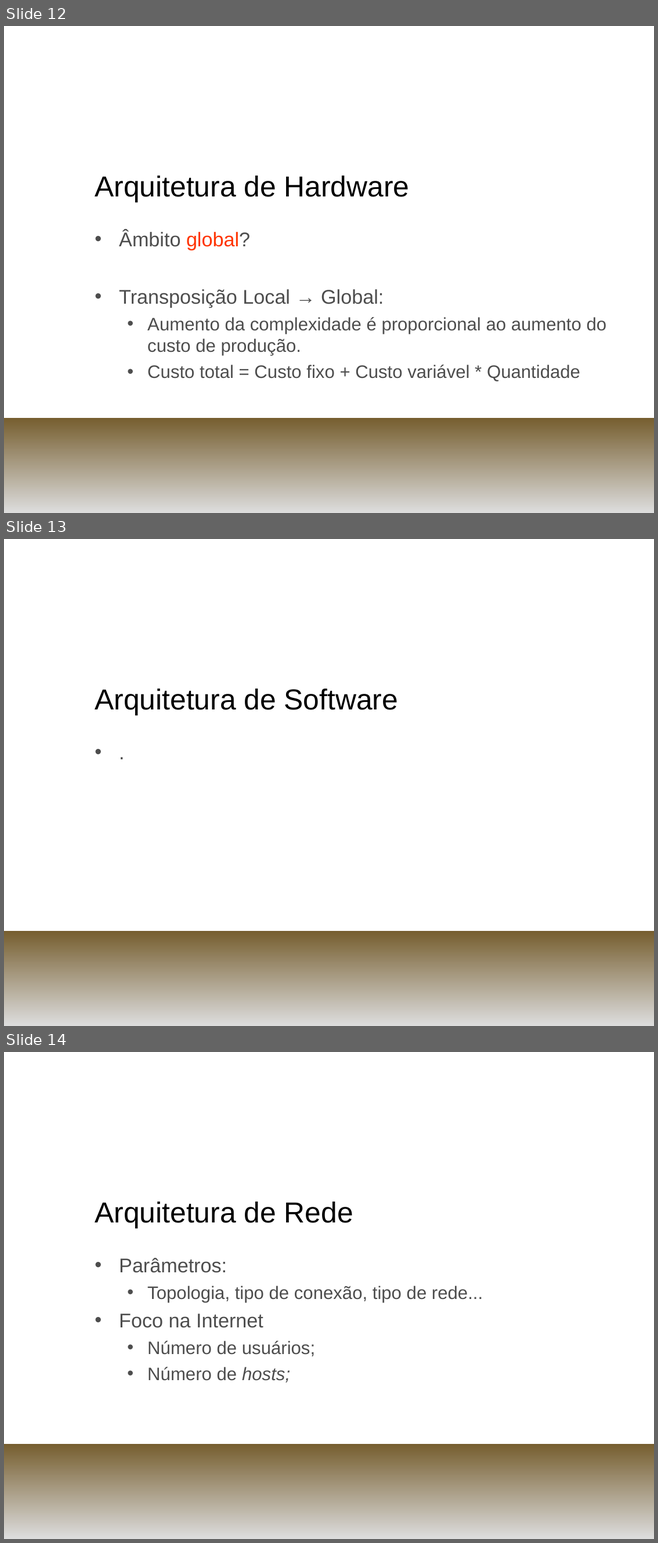
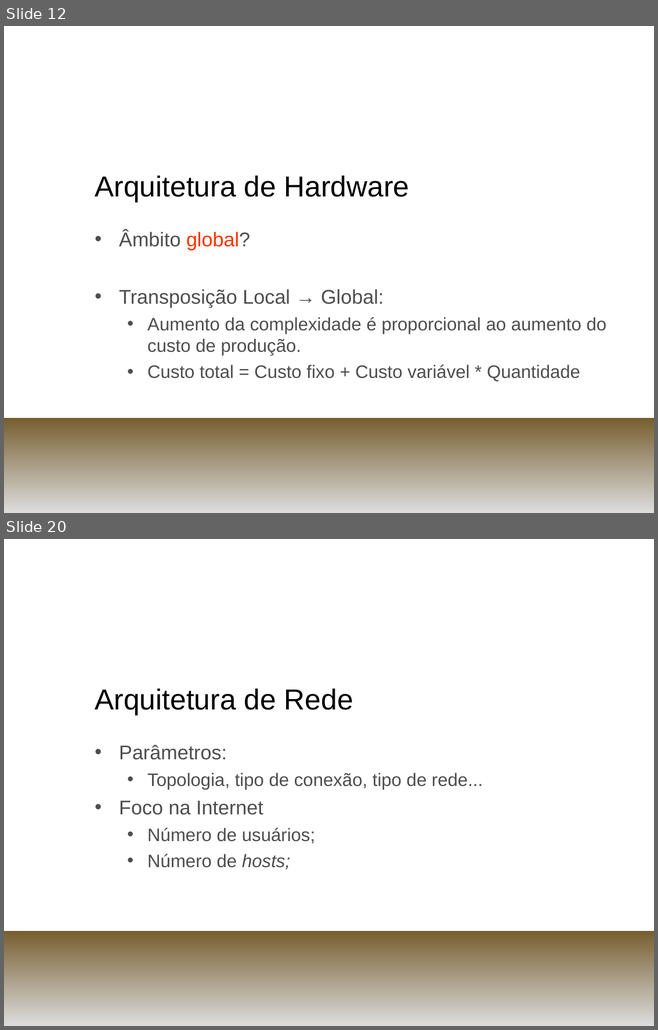
Before and after one commit to henriquekano/horie-dev, a slide deck: trunk/Documents/PCS 2058 - Engenharia de Informação/Systems Complexity/parv.ppt. Shown one above the other, each under a label of ours: slides 12, 13 and 14 before the commit, slides 12 and 20 after it; the slides between them are not shown. The pictures are 658x1543 and 658x1030 pixels, drawn with LibreOffice and Linux fonts; fonts in the diff are those of the drawing; background and template pictures are left out. Boxes give left, top, right and bottom in pixels: in the first picture for what was removed or moved away, otherwise in the second. Text is boxed around its words. In the diff, an @@ line names an element or a change of style, - is before the commit and + after.

```diff
--- a/trunk/Documents/PCS 2058 - Engenharia de Informação/Systems Complexity/parv.ppt
+++ b/trunk/Documents/PCS 2058 - Engenharia de Informação/Systems Complexity/parv.ppt
@@ slide 13 removed at box(4, 539, 654, 1026), background picture (left out); not listed: 1 template element that a slide beside it also shows @@
@@ title removed at box(94, 689, 398, 715) @@
-Arquitetura de Software
@@ text removed at box(89, 736, 631, 997) @@
-• .
@@ what was slide 14 is now slide 20 @@
```
Also in this commit, not shown: 7 slides added.
